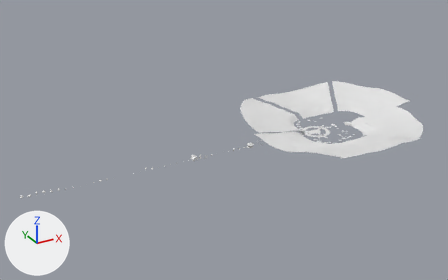
One commit to the FBX model assets/kit/HoH_Kit.fbx: the scene before it, then after it.
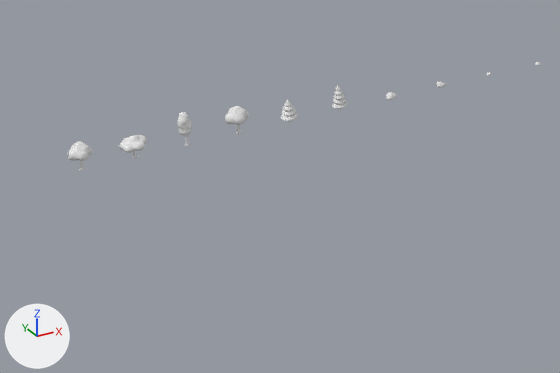
The first picture shows the older version from a 50 mm lens placed at (-350.0, -2338.0, 1234.0), pointed at (966.0, 56.0, 38.0). The close-ups show the older and then the newer version on the part from 2% to 20% of the width and 63% to 82% of the height of that picture. Only the edits that show in the close-ups are written down. The axes (+X, +Y, +Z) are drawn at lower left. The lights are the same throughout.

The older version as bpy lines, for what is in view:
```python
ob_bush__leaves = bpy.data.objects.new('Bush__Leaves', me_bush__leaves)
ob_bush__leaves.location = (180.0, 0.0, 0.0)
ob_treeoak__foliage = bpy.data.objects.new('TreeOak__Foliage', me_treeoak__foliage)
ob_treeoak__foliage.location = (0.0, 0.0, 0.0)
ob_treeoak__trunk = bpy.data.objects.new('TreeOak__Trunk', me_treeoak__trunk)
ob_treeoak__trunk.location = (0.0, 0.0, 0.0)
ob_treepine__foliage = bpy.data.objects.new('TreePine__Foliage', me_treepine__foliage)
ob_treepine__foliage.location = (120.0, 0.0, 0.0)
ob_treepinetall__foliage = bpy.data.objects.new('TreePineTall__Foliage', me_treepinetall__foliage)
ob_treepinetall__foliage.location = (150.0, 0.0, 0.0)
ob_treetall__foliage = bpy.data.objects.new('TreeTall__Foliage', me_treetall__foliage)
ob_treetall__foliage.location = (60.0, 0.0, 0.0)
ob_treetall__foliageshade = bpy.data.objects.new('TreeTall__FoliageShade', me_treetall__foliageshade)
ob_treetall__foliageshade.location = (60.0, 0.0, 0.0)
ob_treewide__foliage = bpy.data.objects.new('TreeWide__Foliage', me_treewide__foliage)
ob_treewide__foliage.location = (30.0, 0.0, 0.0)
```
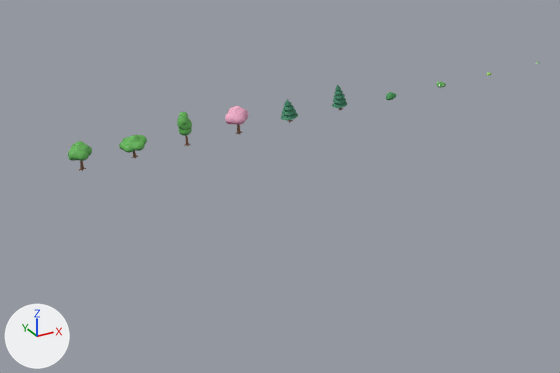
Location of each change, (x1, y1, x2, y2) in pixels of the close-ups (560 x 373 px):
'TreeWide__Foliage', recoloured (white to green)
    both: (119, 135, 147, 151)
'TreeOak__Foliage', recoloured (white to green)
    both: (68, 141, 92, 160)
'TreeBlossom__Foliage', recoloured (white to pink)
    both: (225, 106, 248, 123)
'TreeTall__Foliage', recoloured (white to green)
    both: (177, 112, 192, 134)
'TreePine__Foliage', recoloured (white to green)
    both: (281, 99, 298, 120)
'TreePineTall__Foliage', recoloured (white to green)
    both: (332, 85, 347, 108)
'Bush__Leaves', recoloured
    both: (386, 92, 397, 99)
'TreeTall__FoliageShade', recoloured
    both: (179, 123, 191, 136)
'TreeOak__Trunk', recoloured
    both: (79, 161, 86, 171)
'TreeBlossom__Trunk', recoloured
    both: (236, 125, 242, 134)
'TreeTall__Trunk', recoloured
    both: (184, 135, 190, 146)

What changed in the scene script:
```text
Change me_treeblossom__foliage:
    where me_treeblossom__foliage.from_pydata(...)  # 276 vertices, 487 faces; spans x -6.76..6.91, y -6.35..6.51, z 9.08..17.64
    add me_treeblossom__foliage.materials.append(mat_mat_blossom)  # pink #f6b0cc
Change me_treetall__foliage:
    where me_treetall__foliage.from_pydata(...)  # 299 vertices, 511 faces; spans x -4.08..4.11, y -3.66..4.07, z 8.76..21.54
    add me_treetall__foliage.materials.append(mat_mat_foliage)  # green #62b456
Change me_treeblossom__trunk:
    where me_treeblossom__trunk.from_pydata(...)  # 212 vertices, 420 faces; spans x -2.59..3.08, y -2.0..2.41, z -0.24..9.78
    add me_treeblossom__trunk.materials.append(mat_mat_trunk)  # brown #805840
Change me_treepine__foliageshade:
    where me_treepine__foliageshade.from_pydata(...)  # 219 vertices, 257 faces; spans x -5.09..5.0, y -5.06..5.07, z 2.64..11.63
    add me_treepine__foliageshade.materials.append(mat_mat_pineshade)  # dark green #246452
Change me_treewide__foliage:
    where me_treewide__foliage.from_pydata(...)  # 270 vertices, 485 faces; spans x -7.9..8.0, y -7.6..7.1, z 8.0..14.1
    add me_treewide__foliage.materials.append(mat_mat_foliage)  # green #62b456
Change me_bush__leavesshade:
    where me_bush__leavesshade.from_pydata(...)  # 102 vertices, 167 faces; spans x -2.96..3.6, y -3.09..3.32, z -0.01..1.27
    add me_bush__leavesshade.materials.append(mat_mat_foliagedarkshade)  # dark green #2e7646
Change me_treepinetall__foliage:
    where me_treepinetall__foliage.from_pydata(...)  # 286 vertices, 394 faces; spans x -4.5..4.24, y -4.44..4.53, z 3.03..16.75
    add me_treepinetall__foliage.materials.append(mat_mat_pine)  # green #368462
Change me_treepine__foliage:
    where me_treepine__foliage.from_pydata(...)  # 278 vertices, 383 faces; spans x -5.11..5.0, y -5.06..5.07, z 3.04..14.61
    add me_treepine__foliage.materials.append(mat_mat_pine)  # green #368462
Change me_bushflower__flowers:
    where me_bushflower__flowers.from_pydata(...)  # 168 vertices, 280 faces; spans x -2.09..3.17, y -2.38..2.85, z 0.86..3.35
    add me_bushflower__flowers.materials.append(mat_mat_flower1)  # white #fafaff
Change me_treepine__trunk:
    where me_treepine__trunk.from_pydata(...)  # 212 vertices, 420 faces; spans x -1.27..1.63, y -1.51..1.15, z -0.17..4.21
    add me_treepine__trunk.materials.append(mat_mat_trunk)  # brown #805840
Change me_bush__leaves:
    where me_bush__leaves.from_pydata(...)  # 145 vertices, 253 faces; spans x -2.96..3.6, y -3.09..3.36, z 0.35..3.74
    add me_bush__leaves.materials.append(mat_mat_foliagedark)  # green #429454
Change me_treetall__trunk:
    where me_treetall__trunk.from_pydata(...)  # 211 vertices, 418 faces; spans x -1.77..1.8, y -1.79..1.77, z -0.19..9.42
    add me_treetall__trunk.materials.append(mat_mat_trunk)  # brown #805840
Change me_treeoak__trunk:
    where me_treeoak__trunk.from_pydata(...)  # 212 vertices, 420 faces; spans x -2.59..3.08, y -1.94..2.41, z -0.22..9.78
    add me_treeoak__trunk.materials.append(mat_mat_trunk)  # brown #805840
Change me_treeoak__foliage:
    where me_treeoak__foliage.from_pydata(...)  # 275 vertices, 489 faces; spans x -6.88..7.0, y -6.36..6.21, z 9.13..17.7
    add me_treeoak__foliage.materials.append(mat_mat_foliage)  # green #62b456
Change me_treepinetall__foliageshade:
    where me_treepinetall__foliageshade.from_pydata(...)  # 222 vertices, 246 faces; spans x -4.49..4.24, y -4.44..4.53, z 2.71..14.02
    add me_treepinetall__foliageshade.materials.append(mat_mat_pineshade)  # dark green #246452
Change me_treetall__foliageshade:
    where me_treetall__foliageshade.from_pydata(...)  # 143 vertices, 189 faces; spans x -4.08..4.11, y -3.59..3.98, z 7.18..18.63
    add me_treetall__foliageshade.materials.append(mat_mat_foliageshade)  # green #46924e
Change me_bushflower__leavesshade:
    where me_bushflower__leavesshade.from_pydata(...)  # 86 vertices, 129 faces; spans x -1.98..3.19, y -2.09..2.58, z 0.0..1.22
    add me_bushflower__leavesshade.materials.append(mat_mat_foliageshade)  # green #46924e
```
